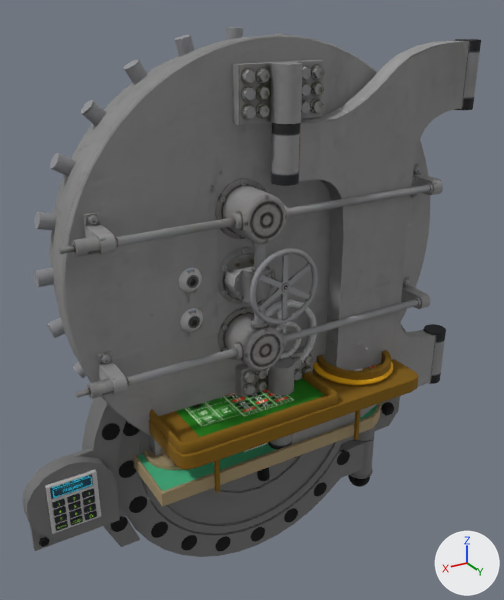
The glTF model assets/260/props/casino.glb as it was, and as the next commit left it.
One viewpoint serves both versions: a 50 mm lens placed at (3.28, 5.25, 4.12), pointed at (0.12, -0.02, 1.49). The lights are fixed; the arrows at lower right show +X, +Y and +Z. The first picture is the older version. Where no turn or scale is listed for an object, it has been applied to the vertices.

The scene before the commit, as lines of its bpy script (objects in view):
```python
me_cs_daily = bpy.data.meshes.new('cs_daily')
me_cs_daily.from_pydata(...)  # 1754 vertices, 3240 faces; spans x -1.21..1.21, y -0.49..0.49, z -1.2..1.2
# faces by material slot: [3132, 108]
me_cs_daily.materials.append(mat_blinn1)
me_cs_daily.materials.append(mat_lambert2)
me_cs_rl = bpy.data.meshes.new('cs_rl')
me_cs_rl.from_pydata(...)  # 8643 vertices, 17092 faces; spans x -1.35..1.35, y -0.93..0.93, z -0.54..0.54
# faces by material slot: [16752, 20, 320]
me_cs_rl.materials.append(mat_phong7)
me_cs_rl.materials.append(mat_aistandardsurface16)
me_cs_rl.materials.append(mat_aistandardsurface53)
me_cs_rl2 = bpy.data.meshes.new('cs_rl2')
me_cs_rl2.from_pydata(...)  # 6578 vertices, 8106 faces; spans x -1.4..1.4, y -0.58..0.58, z -0.18..0.18
me_cs_rl2.materials.append(mat_0040_peru)
ob_cs_daily = bpy.data.objects.new('cs_daily', me_cs_daily)
ob_cs_daily.location = (0.01, -0.08, 1.2)
ob_cs_rl = bpy.data.objects.new('cs_rl', me_cs_rl)
ob_cs_rl.location = (0.0, 0.0, 0.54)
ob_cs_rl2 = bpy.data.objects.new('cs_rl2', me_cs_rl2)
ob_cs_rl2.location = (0.0, 0.0, 0.18)
# also in view: 'cs_m0' at (0.18, -0.11, 0.0); 'cs_vault' at (0.0, 0.0, 1.95)
```
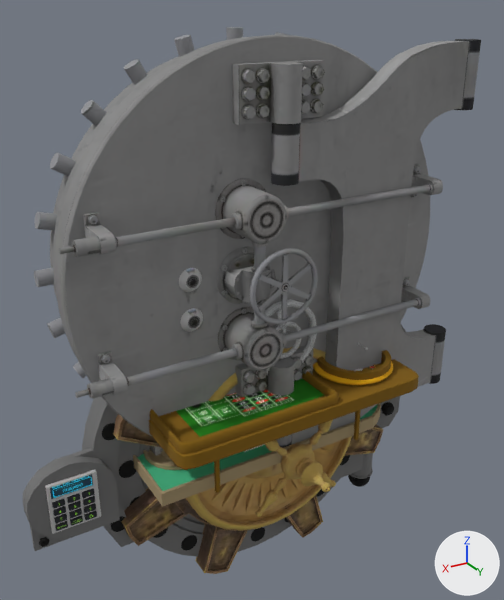
Changed parts and their boxes [x1, y1, x2, y2] in the pictures (504 x 600 px):
```json
{"object": "cs_wheel", "change": "added", "after": [113, 347, 383, 574], "on screen": "brown", "faces in mat_002": [113, 347, 383, 574], "faces in mat_003": [256, 420, 336, 517]}
```

Edits to the scene script, one JSON object a line:
```json
{"op": "add", "block": "img_image_11", "code": ["img_image_11 = load_image('Image_11', '_unpacked/Image_11', 1024, 1024, 'sRGB')"]}
{"op": "add", "block": "img_image_10", "code": ["img_image_10 = load_image('Image_10', '_unpacked/Image_10', 1024, 1024, 'sRGB')"]}
{"op": "add", "block": "mat_002", "code": ["mat_002 = bpy.data.materials.new('.002')", "# uses the picture img_image_11"]}
{"op": "add", "block": "mat_003", "code": ["mat_003 = bpy.data.materials.new('.003')", "# uses the picture img_image_10"]}
{"op": "add", "block": "me_cs_wheel", "code": ["me_cs_wheel = bpy.data.meshes.new('cs_wheel')", "me_cs_wheel.from_pydata(...)  # 4704 vertices, 9374 faces; spans x -1.6..1.6, y -0.63..0.63, z -1.6..1.6", "# faces by material slot: [7006, 2368]", "me_cs_wheel.materials.append(mat_003)", "me_cs_wheel.materials.append(mat_002)"]}
{"op": "add", "block": "ob_cs_wheel", "code": ["ob_cs_wheel = bpy.data.objects.new('cs_wheel', me_cs_wheel)", "ob_cs_wheel.location = (0.0, 0.53, 0.0)"]}
```
